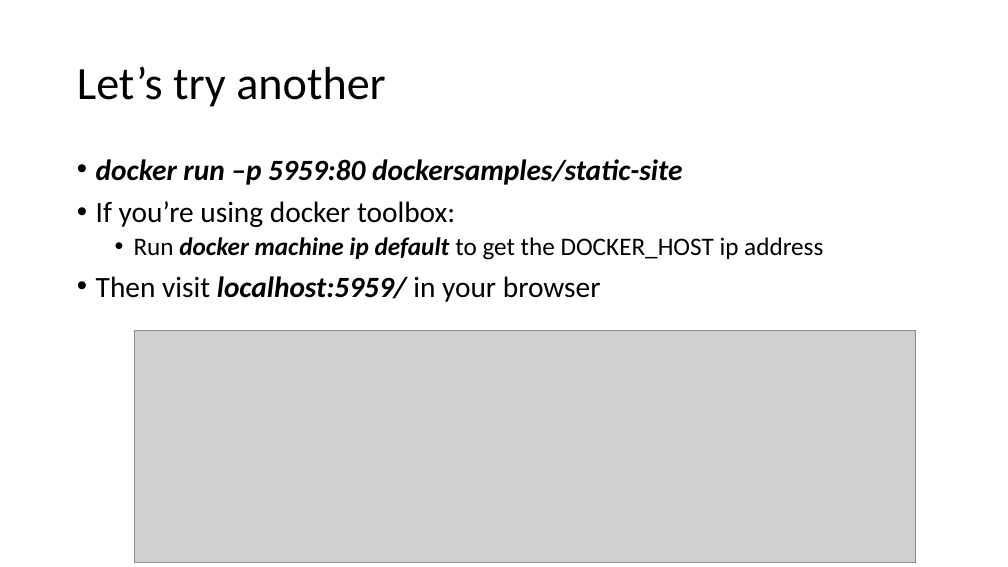
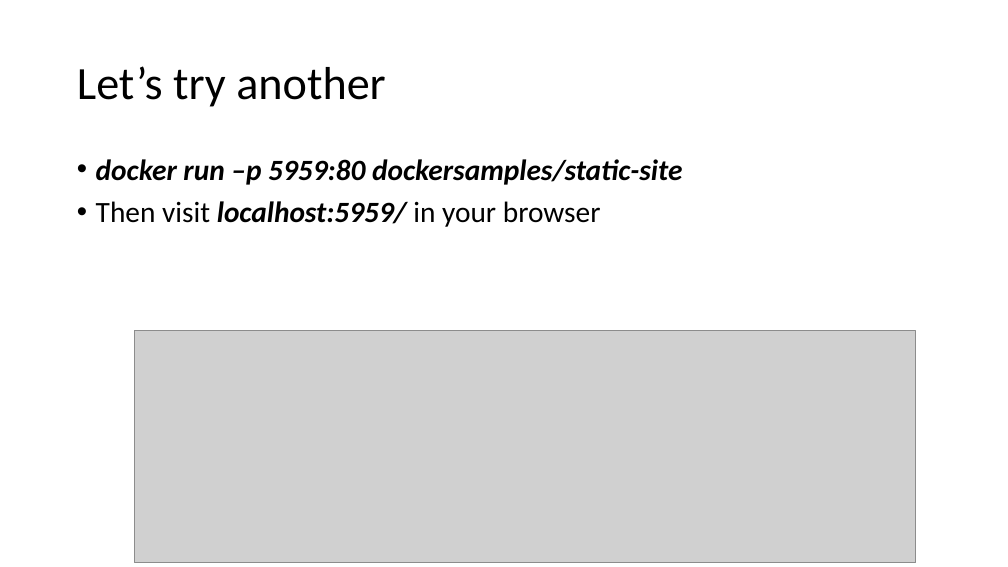
Before and after one commit to pavlosmcg/docker101, a slide deck: slide 9 of Docker 101.pptx. Drawn at 1008x567 pixels with LibreOffice and Linux fonts; fonts in the diff are those of the drawing; grey boxes stand for pictures. Boxes give left, top, right and bottom in pixels: in the first picture for what was removed or moved away, otherwise in the second. Text is boxed around its words. In the diff, an @@ line names an element or a change of style, - is before the commit and + after.

```diff
--- a/Docker 101.pptx
+++ b/Docker 101.pptx
@@ text at [96,201,823,260]: paragraphs removed @@
-• If you’re using docker toolbox:
-  • Run docker machine ip default to get the DOCKER_HOST ip address
```
Also in this commit, not shown: 2 other slides changed, 1 slide removed.
